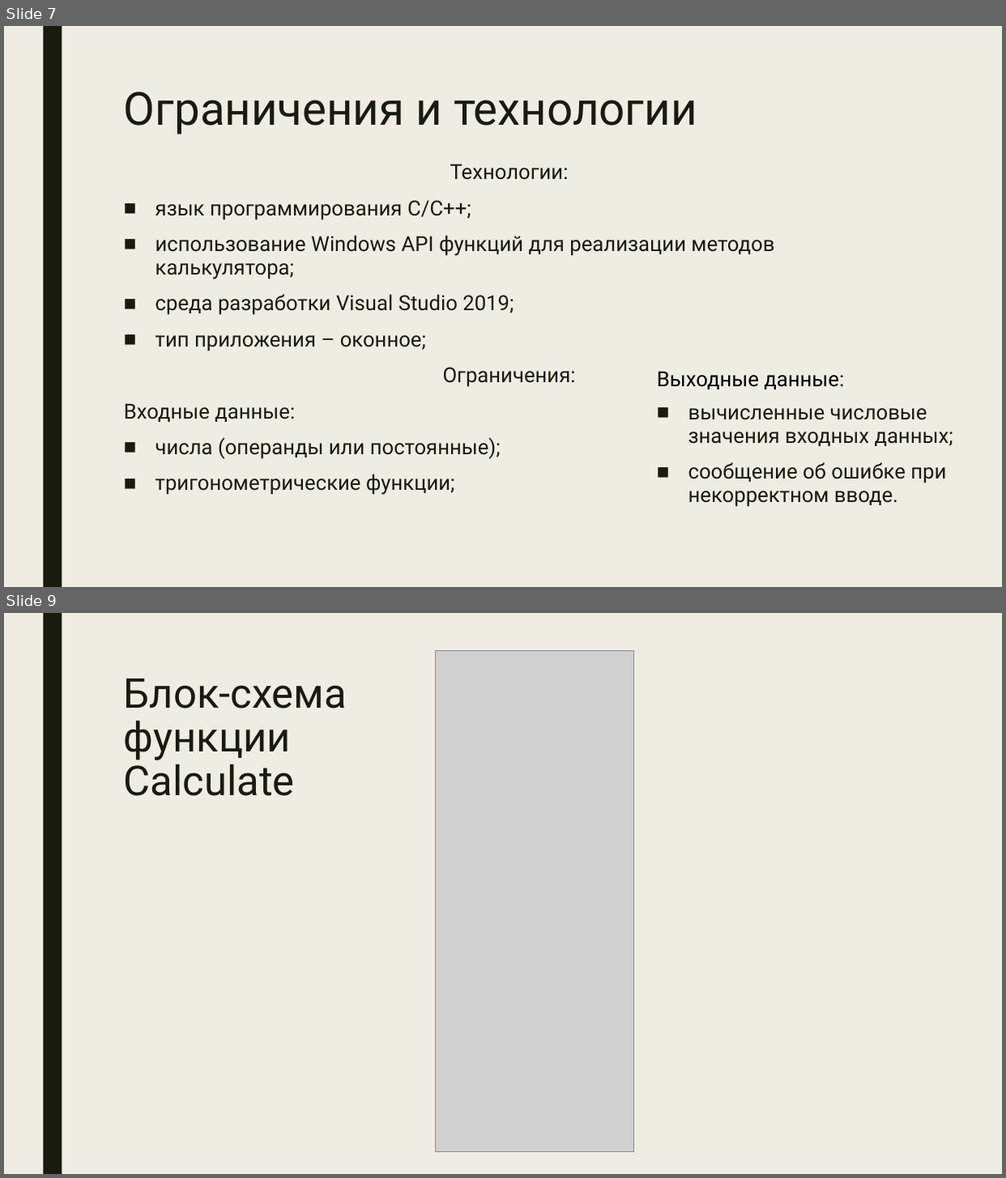
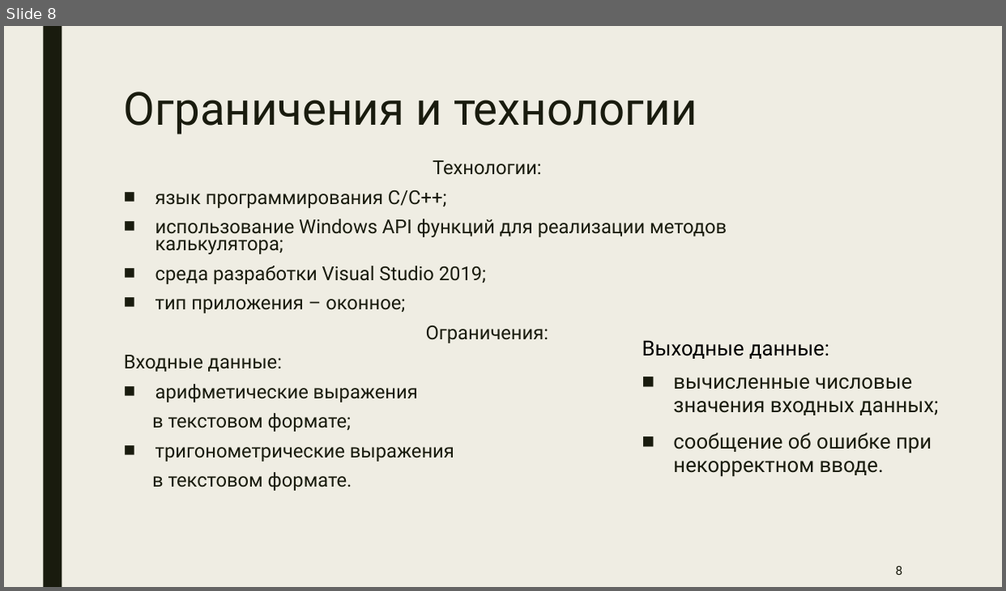
Before and after one commit to romankuz19/-, a slide deck: Презентация для защиты курсовой.pptx. Shown one above the other, each under a label of ours: slides 7 and 9 before the commit, slide 8 after it; the slides between them are not shown. The pictures are 1006x1178 and 1006x591 pixels, drawn with LibreOffice and Linux fonts; fonts in the diff are those of the drawing; grey boxes stand for pictures. Boxes give left, top, right and bottom in pixels: in the first picture for what was removed or moved away, otherwise in the second. Text is boxed around its words. In the diff, an @@ line names an element or a change of style, - is before the commit and + after.

```diff
--- a/Презентация для защиты курсовой.pptx
+++ b/Презентация для защиты курсовой.pptx
@@ slide 9 removed at box(4, 613, 1002, 1174), background #EFEDE3; not listed: 1 template element that a slide beside it also shows @@
@@ picture removed at box(435, 650, 634, 1152) @@
@@ title removed at box(124, 679, 347, 796) @@
-Блок-схема функции Calculate
@@ what was slide 7 is now slide 8 @@
@@ slide 8 changed as well @@
@@ text at box(124, 160, 727, 372): size 20 to 18.5 pt in "Технологии:", "язык программирования C/C++;", "использование Windows API функций для реализации методов ...", "среда разработки Visual Studio 2019;" and 3 more places; line spacing 0.94 to 0.74 @@
@@ text "Выходные данные:": place and size @@
-text "Выходные данные:" at box(657, 371, 953, 507)
+text "Выходные данные:" at box(642, 340, 938, 477)
@@ text at box(152, 384, 454, 491): text changed; size 20 to 18.5 pt @@
-■ числа (операнды или постоянные);
-■ тригонометрические функции;
+■ арифметические выражения
+в текстовом формате;
+■ тригонометрические выражения
+в текстовом формате.
@@ page number added at box(896, 566, 903, 575), 12 pt, text #191B0E @@
+8
```
Also in this commit, not shown: 9 other slides changed, 1 slide added, 2 other slides removed, 5 other files.
